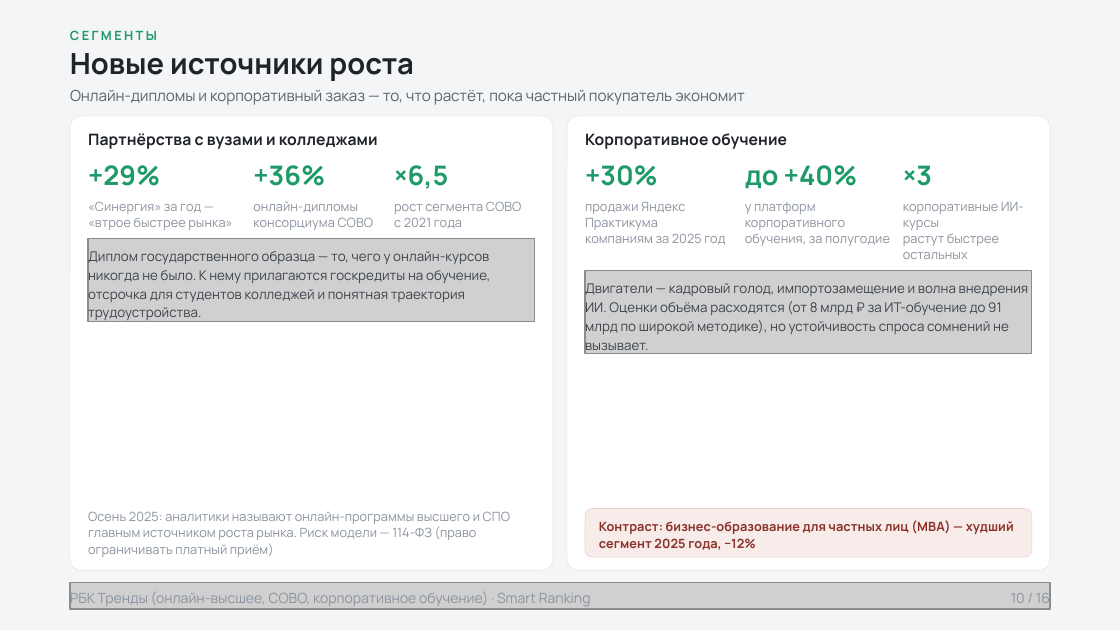
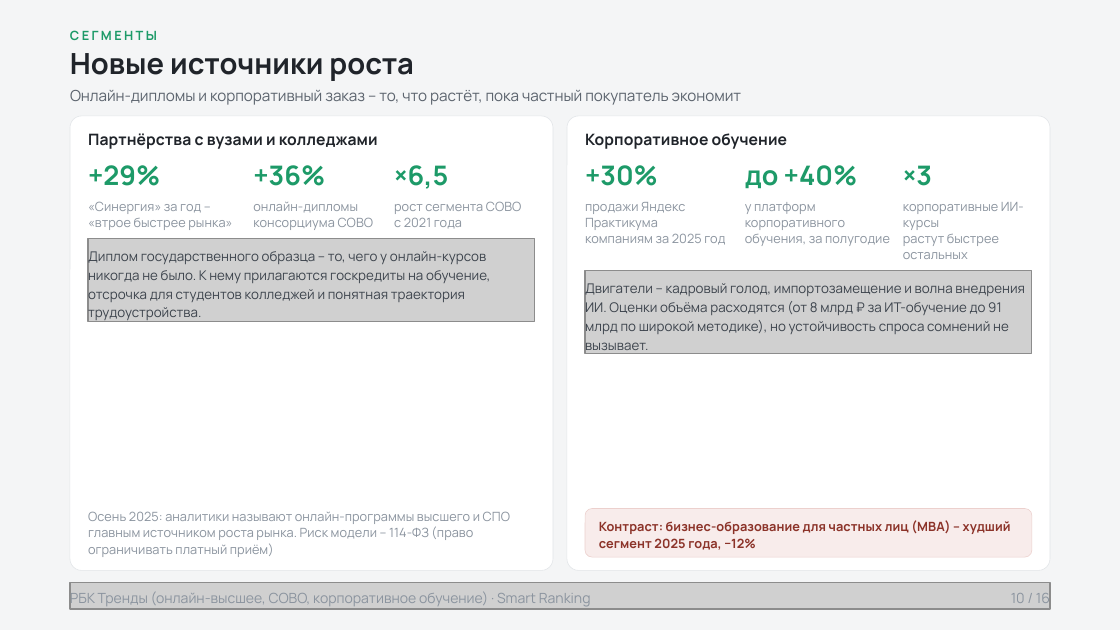
Before and after one commit to Alastor1991/freelance-portfolio, a slide deck: slide 10 of projects/05-online-obrazovanie/source/presentation-show.pptx. Drawn at 1120x630 pixels with LibreOffice and Linux fonts; fonts in the diff are those of the drawing; grey boxes stand for pictures. Boxes give left, top, right and bottom in pixels: in the first picture for what was removed or moved away, otherwise in the second. Text is boxed around its words. In the diff, an @@ line names an element or a change of style, - is before the commit and + after.

```diff
--- a/projects/05-online-obrazovanie/source/presentation-show.pptx
+++ b/projects/05-online-obrazovanie/source/presentation-show.pptx
@@ text at (70,90,741,105): text changed @@
-Онлайн-дипломы и корпоративный заказ — то, что растёт, пока частный покупатель экономит
+Онлайн-дипломы и корпоративный заказ – то, что растёт, пока частный покупатель экономит
@@ text at (88,248,490,322): text changed @@
-Диплом государственного образца — то, чего у онлайн-курсов никогда не было. К нему прилагаются госкредиты на обучение, отсрочка для студентов колледжей и понятная траектория трудоустройства.
+Диплом государственного образца – то, чего у онлайн-курсов никогда не было. К нему прилагаются госкредиты на обучение, отсрочка для студентов колледжей и понятная траектория трудоустройства.
@@ text at (585,280,1025,354): text changed @@
-Двигатели — кадровый голод, импортозамещение и волна внедрения ИИ. Оценки объёма расходятся (от 8 млрд ₽ за ИТ-обучение до 91 млрд по широкой методике), но устойчивость спроса сомнений не вызывает.
+Двигатели – кадровый голод, импортозамещение и волна внедрения ИИ. Оценки объёма расходятся (от 8 млрд ₽ за ИТ-обучение до 91 млрд по широкой методике), но устойчивость спроса сомнений не вызывает.
@@ text at (88,512,510,557): text changed @@
-Осень 2025: аналитики называют онлайн-программы высшего и СПО главным источником роста рынка. Риск модели — 114-ФЗ (право ограничивать платный приём)
+Осень 2025: аналитики называют онлайн-программы высшего и СПО главным источником роста рынка. Риск модели – 114-ФЗ (право ограничивать платный приём)
@@ text in rounded rectangle at (599,520,1011,550): text changed @@
-Контраст: бизнес-образование для частных лиц (MBA) — худший сегмент 2025 года, −12%
+Контраст: бизнес-образование для частных лиц (MBA) – худший сегмент 2025 года, −12%
```
Also in this commit, not shown: 17 other slides changed, 10 other files.
